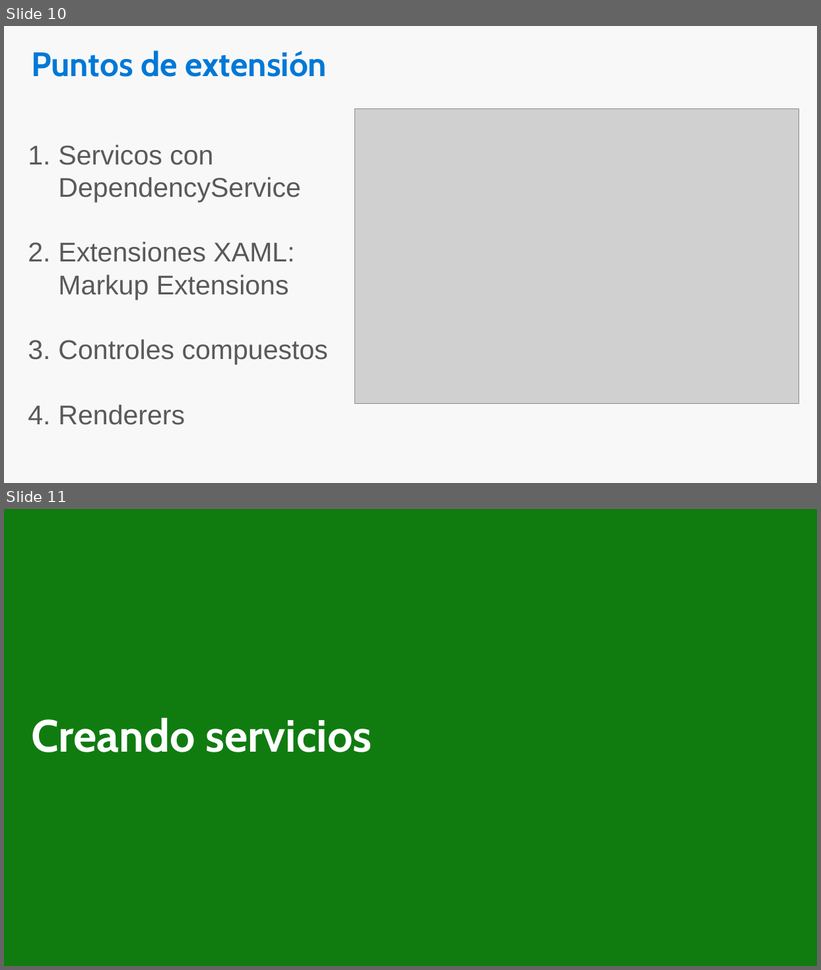
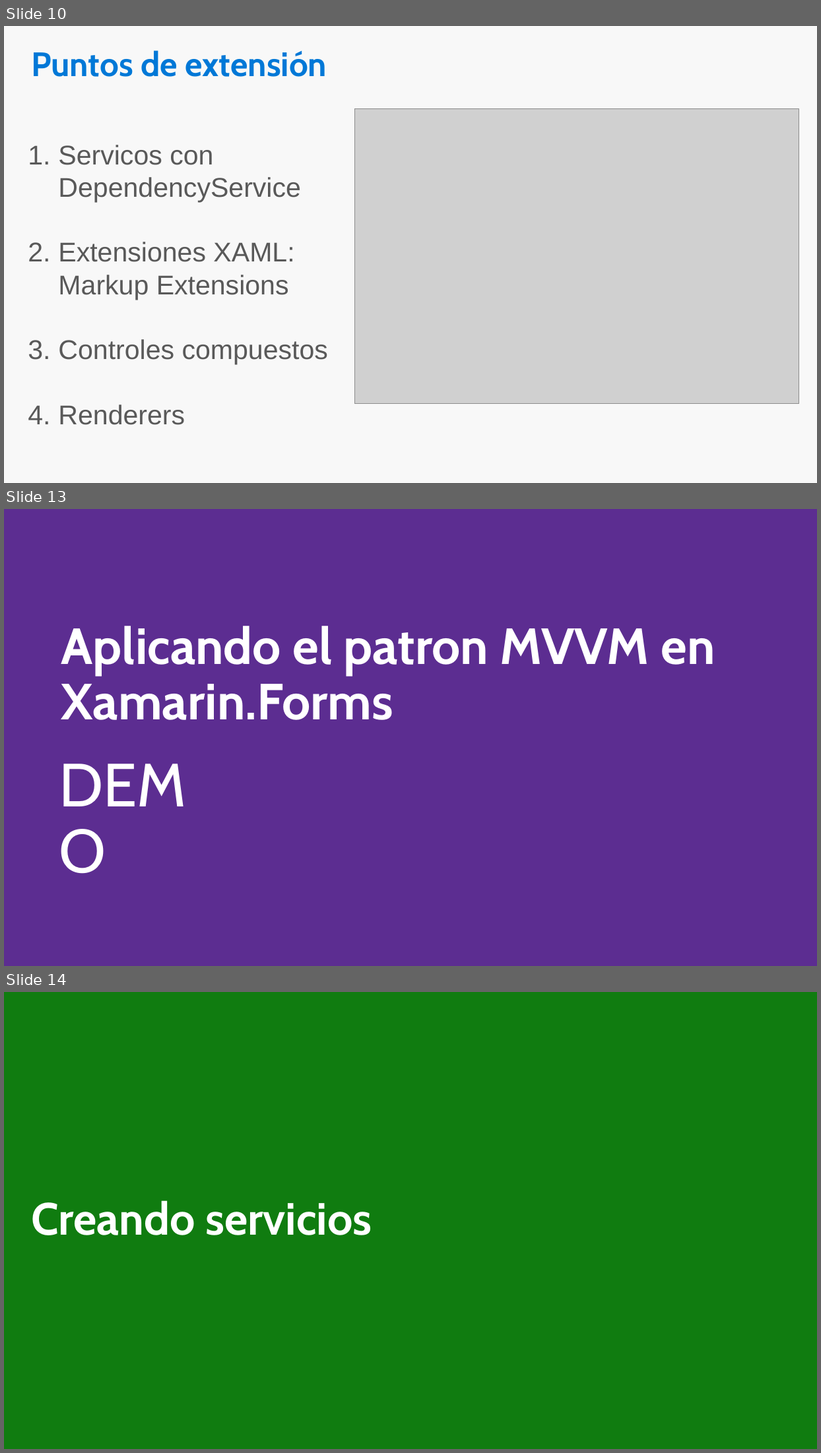
Before and after one commit to jsuarezruiz/Events, a slide deck: CrossDevelopment-Madrid/WinObjc iOS a Windows Y profundizando y extendiendo Xamarin.Forms/Extendiendo Xamarin.Forms.pptx. Shown one above the other, each under a label of ours: slides 10 and 11 before the commit, slides 10, 13 and 14 after it; the slides between them are not shown. The pictures are 821x970 and 821x1453 pixels, drawn with LibreOffice and Linux fonts; fonts in the diff are those of the drawing; grey boxes stand for pictures. Boxes give left, top, right and bottom in pixels: in the first picture for what was removed or moved away, otherwise in the second. Text is boxed around its words. In the diff, an @@ line names an element or a change of style, - is before the commit and + after.

```diff
--- a/CrossDevelopment-Madrid/WinObjc iOS a Windows Y profundizando y extendiendo Xamarin.Forms/Extendiendo Xamarin.Forms.pptx
+++ b/CrossDevelopment-Madrid/WinObjc iOS a Windows Y profundizando y extendiendo Xamarin.Forms/Extendiendo Xamarin.Forms.pptx
@@ slide 13 added at (4, 509, 817, 966), background #5C2D91 @@
@@ title added at (61, 626, 715, 720), 60 pt, text #FFFFFF, bold @@
+Aplicando el patron MVVM en Xamarin.Forms
@@ text added at (50, 747, 239, 828), 72 pt, text #FFFFFF @@
+DEMO
@@ what was slide 11 is now slide 14 @@
```
Also in this commit, not shown: 6 other slides added.
